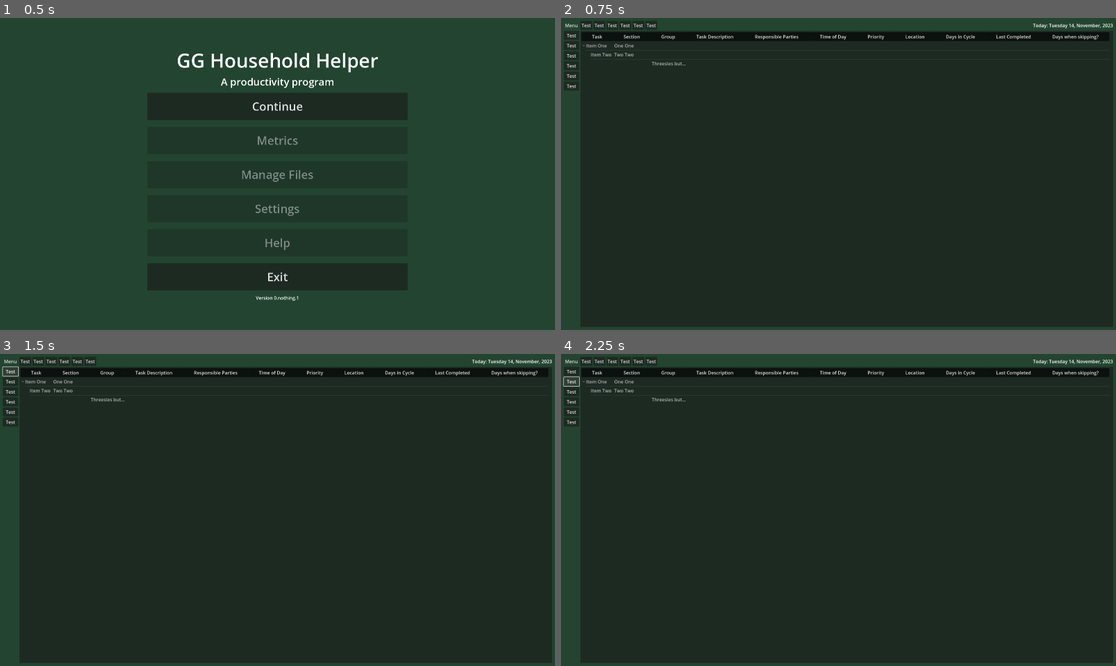
Above: before the commit, frames 1-4 (two rows, left to right).
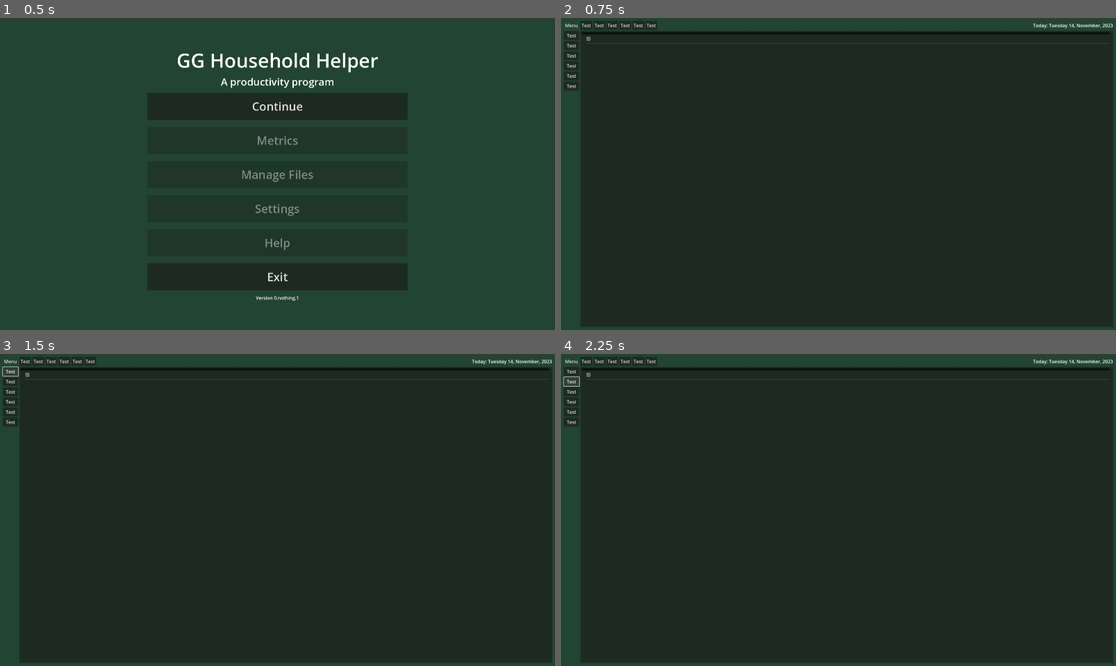
Above: after the commit, the same moments.

Repository: Phoenix-Greenleaf/GG-Household-Helper
Game: Godot game, scene res://scenes/screens/main_menu.tscn
The game is run twice, just before and just after one commit, with the same random seed, the same clock (stepped at 60 frames per second) and the same inputs.
Inputs:
- Up to frame 1 (0.5 s): no input
- Up to frame 2 (0.75 s): click "Continue" at 0.5 s
- Up to frame 3 (1.5 s): click "Test" at 1.25 s
- Up to frame 4 (2.25 s): click "Test" at 2 s

Frame 1 is identical in both runs. In frame 2, 1.8% of the frame differs, in the area x 3-99%, y 5-16%; in frame 3, 1.8%; in frame 4, 1.8%.

Commit message:
Saying goodbye to our new creation
The code so far was a fun learning experience, with much backtracking. But the code is starting to stink. Maybe again once something like SET gets added. Going to use CSV files for easy data management/manipulation.

Diff:
--- a/data/screens/table_tree.gd
+++ b/data/screens/table_tree.gd
@@ -15,11 +15,17 @@
 	"Days when skipping?",
 ]
 
+var month_header: Array
+var week_header: Array
+var day_header: Array
 
+var month_keys: Array = DataGlobal.Month.keys()
+
+var year_task_data: YearTaskData
 
 func _ready() -> void:
 	create_new_blank_tree()
-	YearTaskData.new()
+
 
 
 
@@ -28,6 +34,23 @@
 
 
 func create_new_blank_tree() -> void:
+#	var month_label: String = month_keys[month]
+#		month_label = month_label.capitalize()
+	year_task_data = YearTaskData.new()
+	var year_item: TreeItem = create_item()
+	year_item.set_cell_mode(0,TreeItem.CELL_MODE_CHECK)
+	year_item.set_checked(0,true)
+
+
+
+
+
+
+
+
+
+# the old test blank
+func create_new_test_tree() -> void:
 	var item_one: TreeItem = create_item()
 	item_one.set_text(0, "Item One")
 	item_one.set_text(1, "One One")
@@ -40,9 +63,9 @@
 	item_three.set_text(2, "Threesies but also testing for spppppaaaaccccceee")
 
 	set_table_headers()
-#	set_column_title(0, "Test 1")
-#	set_column_title(1, "Test 2")
-#	set_column_title(2, "Test 3")
+
+
+
 
 
 func set_table_headers() -> void:
